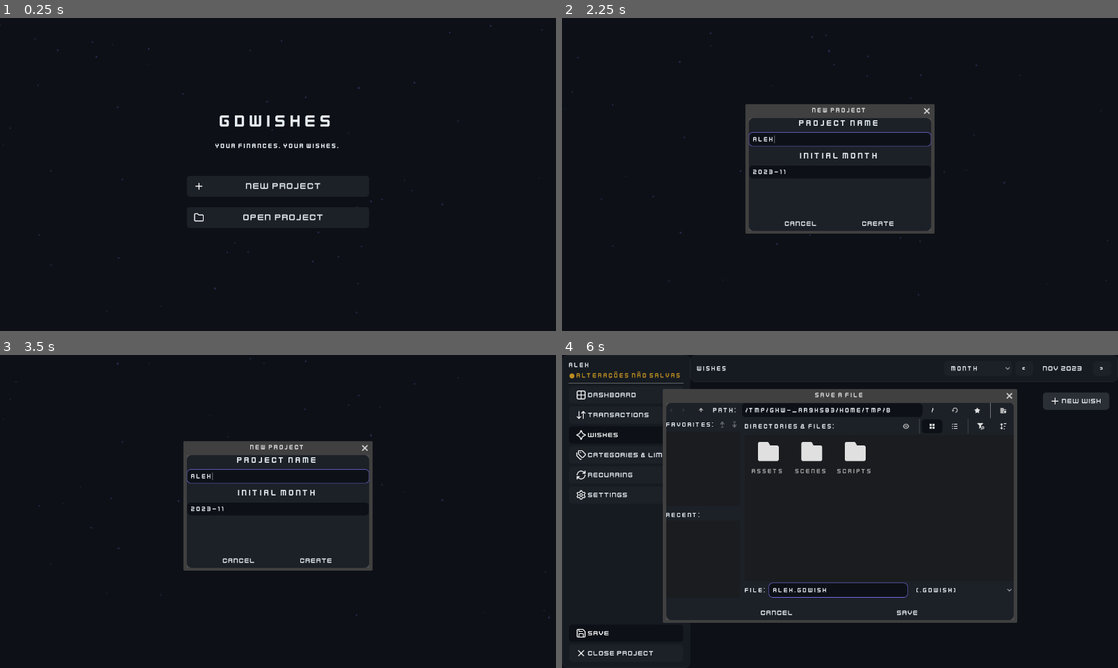
Above: before the commit, frames 1-4 (two rows, left to right).
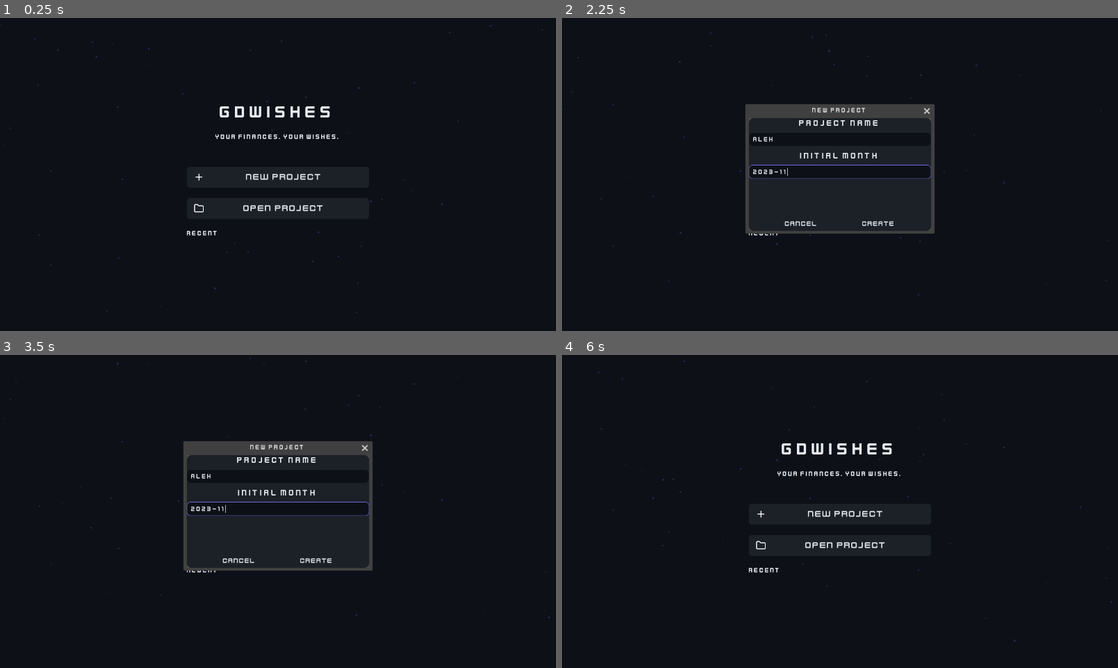
Above: after the commit, the same moments.

Repository: PedroVillasBoas/GDWishes
Game: Godot game, scene res://scenes/ui/main.tscn
Two runs of this game, one before a commit and one after it. Both use one fixed random seed, a clock stepped at 60 frames per second and the inputs below.
Inputs (mouse positions are in pixels of both pictures, inside the frame that each line leads up to):
- Up to frame 1 (0.25 s): no input
- Up to frame 2 (2.25 s): click "New Project" at 0.5 s; click (840, 140) at 1.27 s; type "Alex" at 1.35 s; click "New Project" at 2 s
- Up to frame 3 (3.5 s): click "Open Project" at 2.75 s
- Up to frame 4 (6 s): click "Create" at 3.5 s; click (628, 436) at 4.25 s, where only the run before the commit has a clickable "Wishes"; click (628, 633) at 5 s, where only the run before the commit has a clickable "Save"; click (1073, 401) at 5.75 s, where only the run before the commit has a clickable "New Wish"

The runs differ from the first frame. In frame 1, 1.8% of the frame differs, in the area x 33-65%, y 28-70%; in frame 2, 0.3%; in frame 3, 0.3%; in frame 4, 8.8%, in the area x 1-99%, y 1-97%.
Error after the commit: Invalid access to property or key 'file_selected' on a base object of type 'null instance'. (res://scripts/ui/screens/main_menu.gd:20)

Commit message:
feat: add initial theme builder removal

Diff:
--- a/scenes/ui/screens/settings.tscn
+++ b/scenes/ui/screens/settings.tscn
@@ -84,7 +84,6 @@
 oversampling_override = 1.0
 title = "Open a Directory"
 position = Vector2i(0, 36)
-visible = true
 file_mode = 2
 access = 2
 use_native_dialog = true
--- a/scripts/autoload/app.gd
+++ b/scripts/autoload/app.gd
@@ -1,19 +1,30 @@
 extends Node
-## Autoload "App" | open project, dirty flag, autosave, recent, global period
+## Autoload "App" | open project, dirty flag, autosave, recent files, global period, and application-level settings (theme | font | autosave)
 
 const RECENT_PATH := "user://recent.json"
-const AUTOSAVE_DELAY := 30.0
+const APP_SETTINGS_PATH := "user://app_settings.json"
+
+const DEFAULT_APP_SETTINGS := {
+	"theme": "dark_fintech",
+	"font": "",                  # "" = use the font baked into the theme
+	"autosave_enabled": true,
+	"autosave_interval": 30.0,   # seconds
+}
 
 var project: FinanceProject = null
 var project_path: String = ""
 var dirty: bool = false
 
-## Global period filter: mode = "month" | "quarter" | "year" | "range" | "all"
+## Application-level settings (NOT part of the .gdwish file | they follow the app, not the project) | Persisted in user://app_settings.json
+var app_settings: Dictionary = DEFAULT_APP_SETTINGS.duplicate()
+
+## Global filter period: mode = "month" | "quarter" | "year" | "range" | "all"
 var period := {"mode": "month", "from": "", "to": ""}
 
 var _autosave_timer: Timer
 
 func _ready() -> void:
+	_load_app_settings()
 	_autosave_timer = Timer.new()
 	_autosave_timer.one_shot = true
 	_autosave_timer.timeout.connect(save_project)
@@ -25,20 +36,33 @@
 func has_project() -> bool:
 	return project != null
 
-# --- Project life cycle
-
-func new_project(pname: String, start_month: String) -> void:
-	project = FinanceProject.new()
-	project.name = pname
-	project.created_at = Time.get_datetime_string_from_system()
-	project.start_month = start_month
-	_add_default_categories()
-	project_path = ""   # No save file yet | 1st save prompts for location
-	dirty = true
+# --- Project Lifecycle
+
+## Creates a project AND writes it to disk immediately. `path` comes from the
+## Save dialog shown right after the New Project form is confirmed.
+## Returns "" on success, or an error message.
+func new_project(pname: String, start_month: String, path: String) -> String:
+	if not path.ends_with(".gdwish"):
+		path += ".gdwish"
+	var fresh := FinanceProject.new()
+	fresh.name = pname
+	fresh.created_at = Time.get_datetime_string_from_system()
+	fresh.start_month = start_month
+	_add_default_categories(fresh)
+
+	# Write BEFORE swapping state | If the disk write fails (read-only folder, bad path), the app keeps whatever was open instead of losing it
+	var err := ProjectIO.save(fresh, path)
+	if err != "":
+		return err
+	project = fresh
+	project_path = path
+	dirty = false
+	_push_recent(path)
 	period.mode = "month"
 	period.from = start_month
 	period.to = start_month
 	EventBus.project_opened.emit()
+	return ""
 
 func open_project(path: String) -> String:
 	var result := ProjectIO.load_file(path)
@@ -57,7 +81,7 @@
 
 func save_project() -> void:
 	if project == null or project_path == "":
-		return  # No path yet | the UI calls save_project_as()
+		return
 	var err := ProjectIO.save(project, project_path)
 	if err != "":
 		EventBus.toast(err, "error")
@@ -78,14 +102,50 @@
 	dirty = false
 	EventBus.project_closed.emit()
 
-## Call after ANY data change | Mark as dirty + schedule autosave + notify UI
+## Call after ANY data change | Marks dirty, schedules autosave, notifies the UI
 func touch(what: String) -> void:
 	dirty = true
-	if project_path != "":
-		_autosave_timer.start(AUTOSAVE_DELAY)
+	_schedule_autosave()
 	EventBus.notify(what)
 
-# --- Global period
+func _schedule_autosave() -> void:
+	if project_path == "" or not app_settings.autosave_enabled:
+		return
+	_autosave_timer.start(float(app_settings.autosave_interval))
+
+# --- Application Settings
+
+func set_app_setting(key: String, value) -> void:
+	app_settings[key] = value
+	_save_app_settings()
+	# An interval change must affect the timer already counting down, otherwise
+	# the new value only takes effect after the next unrelated edit.
+	if key in ["autosave_interval", "autosave_enabled"]:
+		if not app_settings.autosave_enabled:
+			_autosave_timer.stop()
+		elif dirty:
+			_schedule_autosave()
+
+func _load_app_settings() -> void:
+	app_settings = DEFAULT_APP_SETTINGS.duplicate()
+	if not FileAccess.file_exists(APP_SETTINGS_PATH):
+		return
+	var f := FileAccess.open(APP_SETTINGS_PATH, FileAccess.READ)
+	var data = JSON.parse_string(f.get_as_text())
+	f.close()
+	if data is Dictionary:
+		for key in DEFAULT_APP_SETTINGS:   # ignore unknown/removed keys
+			if data.has(key):
+				app_settings[key] = data[key]
+
+func _save_app_settings() -> void:
+	var f := FileAccess.open(APP_SETTINGS_PATH, FileAccess.WRITE)
+	if f == null:
+		return
+	f.store_string(JSON.stringify(app_settings, "\t"))
+	f.close()
+
+# --- Global Period
 
 func set_period(mode: String, from_key: String, to_key: String) -> void:
 	period.mode = mode
@@ -93,7 +153,7 @@
 	period.to = to_key
 	EventBus.period_changed.emit()
 
-## Meses do período atual (para "all": do start_month até o mês atual/último lançamento).
+## Months in the current period ("all": from start_month to the latest month used)
 func period_months() -> Array[String]:
 	if period.mode == "all":
 		var first: String = project.start_month if project else Fmt.current_month()
@@ -104,7 +164,7 @@
 		return Fmt.months_between(first, last)
 	return Fmt.months_between(period.from, period.to)
 
-# --- Recents
+# --- Recent Files
 
 func recent_files() -> Array:
 	if not FileAccess.file_exists(RECENT_PATH):
@@ -112,7 +172,15 @@
 	var f := FileAccess.open(RECENT_PATH, FileAccess.READ)
 	var data = JSON.parse_string(f.get_as_text())
 	f.close()
-	return data if data is Array else []
+	if not (data is Array):
+		return []
+
+	# Drop entries whose file was moved or deleted outside the app
+	var alive := []
+	for path in data:
+		if path is String and FileAccess.file_exists(path):
+			alive.append(path)
+	return alive
 
 func _push_recent(path: String) -> void:
 	var list := recent_files()
@@ -124,9 +192,9 @@
 	f.store_string(JSON.stringify(list))
 	f.close()
 
-# --- New design pattern categories
-
-func _add_default_categories() -> void:
+# --- Default categories for a new project
+
+func _add_default_categories(target: FinanceProject) -> void:
 	var defaults := [
 		["Salário", "income", "#3FB950"], ["Freelance", "income", "#2EA8E8"],
 		["Saldo Inicial", "income", "#8B949E"],
@@ -140,4 +208,4 @@
 		c.name = row[0]
 		c.type = row[1]
 		c.color = row[2]
-		project.categories.append(c)
+		target.categories.append(c)
--- a/scripts/ui/screens/categories.gd
+++ b/scripts/ui/screens/categories.gd
@@ -7,6 +7,8 @@
 var _limit_cat: Category = null
 
 func _ready() -> void:
+	UiUtils.hide_dialogs(self)
+
 	$Toolbar/AddCatButton.pressed.connect(_open_dialog.bind(null))
 	_dialog.confirmed.connect(_save_dialog)
 	$LimitsHeader/LimitMonth.month_changed.connect(func(_m): _refresh_limits())
--- a/scripts/ui/screens/main_menu.gd
+++ b/scripts/ui/screens/main_menu.gd
@@ -2,23 +2,38 @@
 
 @onready var _recent_list: VBoxContainer = $Center/Column/RecentList
 @onready var _open_dialog: FileDialog = $OpenDialog
+@onready var _save_dialog: FileDialog = $SaveDialog
 @onready var _new_dialog: ConfirmationDialog = $NewDialog
 @onready var _name_edit: LineEdit = $NewDialog/Form/NameEdit
 @onready var _month_edit: LineEdit = $NewDialog/Form/MonthEdit
 
+## Form data held between the New Project dialog and the Save dialog
+var _pending_name := ""
+var _pending_month := ""
+
 func _ready() -> void:
+	UiUtils.hide_dialogs(self)
 	$Center/Column/NewButton.pressed.connect(_on_new_pressed)
-	$Center/Column/OpenButton.pressed.connect(_open_dialog.popup_centered.bind(Vector2i(800, 500)))
+	$Center/Column/OpenButton.pressed.connect(
+		_open_dialog.popup_centered.bind(Vector2i(800, 500)))
 	_open_dialog.file_selected.connect(_on_file_selected)
+	_save_dialog.file_selected.connect(_on_save_location_chosen)
 	_new_dialog.confirmed.connect(_on_new_confirmed)
+	_apply_icons()
 	_fill_recents()
 
-	# Logo entry animation
+	# Logo intro animation
 	var logo := $Center/Column/Logo
+	logo.pivot_offset = logo.size / 2.0
 	logo.scale = Vector2(0.9, 0.9)
-	logo.pivot_offset = logo.size / 2.0
 	create_tween().tween_property(logo, "scale", Vector2.ONE, 0.4)\
 		.set_trans(Tween.TRANS_BACK).set_ease(Tween.EASE_OUT)
+
+func _apply_icons() -> void:
+
+	# Icons live in code, not in the .tscn, so a theme/icon swap is a one-line change
+	Icons.decorate($Center/Column/NewButton, "wish", "Novo Projeto")
+	Icons.decorate($Center/Column/OpenButton, "folder", "Abrir…")
 
 func _fill_recents() -> void:
 	for child in _recent_list.get_children():
@@ -29,9 +44,12 @@
 		var b := Button.new()
 		b.text = "%s   —   %s" % [path.get_file().get_basename(), path.get_base_dir()]
 		b.alignment = HORIZONTAL_ALIGNMENT_LEFT
+		b.icon = Icons.get_icon("save")
 		b.tooltip_text = path
 		b.pressed.connect(_on_file_selected.bind(path))
 		_recent_list.add_child(b)
+
+# --- New Project | form -> save location -> create
 
 func _on_new_pressed() -> void:
 	_name_edit.text = ""
@@ -45,13 +63,23 @@
 	if pname.is_empty():
 		EventBus.toast("Dê um nome ao projeto.", "error")
 		return
-	if not month.match("????-??"):
+	if not month.match("????-??") or not month.substr(0, 4).is_valid_int():
 		EventBus.toast("Mês inicial deve ser AAAA-MM (ex.: 2026-04).", "error")
 		return
-	App.new_project(pname, month)
+	_pending_name = pname
+	_pending_month = month
+
+	# Ask where to save BEFORE creating anything, so the project exists on disk from the very first frame and autosave has a path to write to
+	_save_dialog.current_file = pname.to_snake_case() + ".gdwish"
+	_save_dialog.popup_centered(Vector2i(800, 500))
+
+func _on_save_location_chosen(path: String) -> void:
+	var err := App.new_project(_pending_name, _pending_month, path)
+	if err != "":
+		EventBus.toast(err, "error")
 
 func _on_file_selected(path: String) -> void:
 	var err := App.open_project(path)
 	if err != "":
 		EventBus.toast(err, "error")
-		_fill_recents()
+		_fill_recents()   # A dead entry was just pruned | refresh the list
--- a/scripts/ui/screens/project_shell.gd
+++ b/scripts/ui/screens/project_shell.gd
@@ -19,6 +19,8 @@
 var _current: Node = null
 
 func _ready() -> void:
+	UiUtils.hide_dialogs(self)
+
 	$Layout/Sidebar/SideCol/ProjectName.text = App.project.name
 	_nav_buttons = {
 		"dashboard": $Layout/Sidebar/SideCol/NavDashboard,
--- a/scripts/ui/screens/recurring.gd
+++ b/scripts/ui/screens/recurring.gd
@@ -6,6 +6,8 @@
 var _editing_is_income := true
 
 func _ready() -> void:
+	UiUtils.hide_dialogs(self)
+
 	$Col/IncomeHeader/AddIncomeButton.pressed.connect(_open_dialog.bind(null, true))
 	$Col/CostHeader/AddCostButton.pressed.connect(_open_dialog.bind(null, false))
 	_dialog.confirmed.connect(_save)
--- a/scripts/ui/screens/settings.gd
+++ b/scripts/ui/screens/settings.gd
@@ -1,6 +1,8 @@
 extends VBoxContainer
 
 func _ready() -> void:
+	UiUtils.hide_dialogs(self)
+
 	var p := App.project
 	$Card/Grid/NameEdit.text = p.name
 	$Card/Grid/RateEdit.text = Fmt.rate(p.rate_usd_brl)
--- a/scripts/ui/screens/transactions.gd
+++ b/scripts/ui/screens/transactions.gd
@@ -15,6 +15,8 @@
 var _empty: EmptyState = null  # empty-state
 
 func _ready() -> void:
+	UiUtils.hide_dialogs(self)
+
 	_setup_table()
 	$Toolbar/AddButton.pressed.connect(_open_form)
 	$FormPanel/Form/FormButtons/CancelButton.pressed.connect(func(): _form.visible = false)
--- a/scripts/ui/screens/wishes.gd
+++ b/scripts/ui/screens/wishes.gd
@@ -11,6 +11,8 @@
 var _empty: EmptyState = null   # empty-state
 
 func _ready() -> void:
+	UiUtils.hide_dialogs(self)
+
 	$Toolbar/AddWishButton.pressed.connect(_open_wish_dialog.bind(null))
 	$Toolbar/ShowArchived.toggled.connect(func(_v): _refresh())
 	_wish_dialog.confirmed.connect(_save_wish)
--- /dev/null
+++ b/scripts/utils/icons.gd
@@ -0,0 +1,47 @@
+class_name Icons
+extends RefCounted
+## Central icon registry
+## All icons are 24x24 SVGs stroked in #E6EDF3 and recolored at runtime through `modulate`, so one file works in every theme
+
+const DIR := "res://assets/icons/"
+
+## Cache keyed by icon name
+## `static var` persists for the whole session, so each SVG is decoded once instead of on every list rebuild
+static var _cache := {}
+
+## Returns the texture for `icon_name` ("wish", "plus", …), or null if missing
+static func get_icon(icon_name: String) -> Texture2D:
+	if icon_name.is_empty():
+		return null
+	if _cache.has(icon_name):
+		return _cache[icon_name]
+	var path := DIR + icon_name + ".svg"
+	var tex: Texture2D = load(path) if ResourceLoader.exists(path) else null
+	if tex == null:
+		push_warning("Icons: missing icon '%s' (%s)" % [icon_name, path])
+	_cache[icon_name] = tex
+	return tex
+
+## Builds a standalone icon node, optionally tinted
+static func make_texture_rect(icon_name: String, px := 24,
+		tint := Color.WHITE) -> TextureRect:
+	var tr := TextureRect.new()
+	tr.texture = get_icon(icon_name)
+	tr.custom_minimum_size = Vector2(px, px)
+	tr.expand_mode = TextureRect.EXPAND_IGNORE_SIZE
+	tr.stretch_mode = TextureRect.STRETCH_KEEP_ASPECT_CENTERED
+	tr.modulate = tint
+	tr.mouse_filter = Control.MOUSE_FILTER_IGNORE
+	return tr
+
+## Sets icon + text on a Button in one call, with consistent spacing.
+## Pass tint to colorize (e.g. Themes.expense on a delete button).
+static func decorate(button: Button, icon_name: String, text := "",
+		tint := Color.WHITE) -> Button:
+	button.icon = get_icon(icon_name)
+	if text != "":
+		button.text = text
+	button.add_theme_constant_override("h_separation", 8)
+	if tint != Color.WHITE:
+		button.add_theme_color_override("icon_normal_color", tint)
+	return button
--- /dev/null
+++ b/scripts/utils/ui_utils.gd
@@ -0,0 +1,13 @@
+class_name UiUtils
+extends RefCounted
+## Small UI helpers shared across screens
+
+## Hides every Window-derived child (FileDialog | ConfirmationDialog | AcceptDialog)
+## Window.visible defaults to true, so a dialog left visible in the editor pops open as soon as its parent scene enters the tree
+## Call this first in every _ready()
+static func hide_dialogs(root: Node) -> void:
+	for child in root.get_children():
+		if child is Window:
+			child.hide()
+		elif child.get_child_count() > 0:
+			hide_dialogs(child)   # Dialogs nested inside containers
Not shown, added: scripts/utils/icons.gd.uid
Not shown, added: scripts/utils/ui_utils.gd.uid
